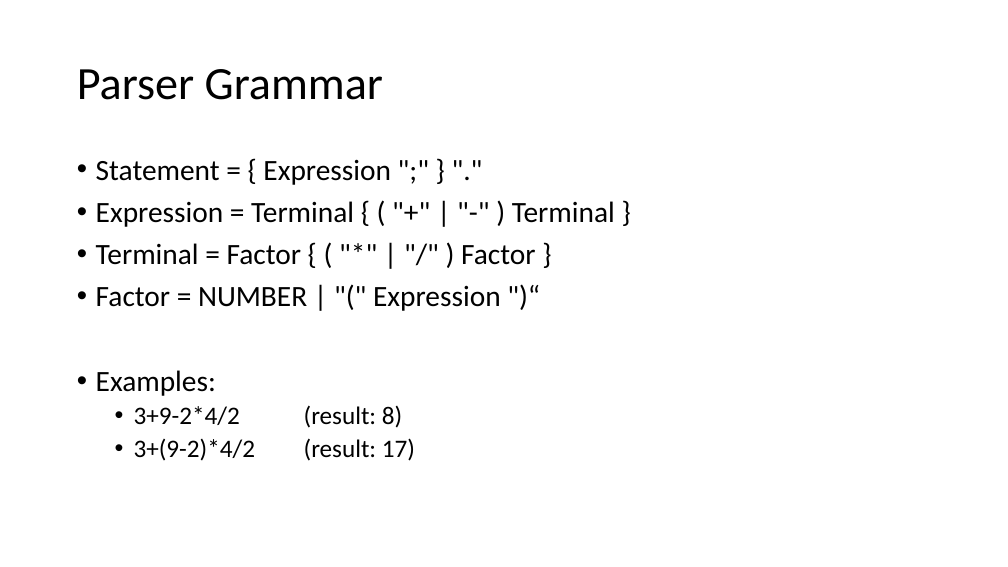
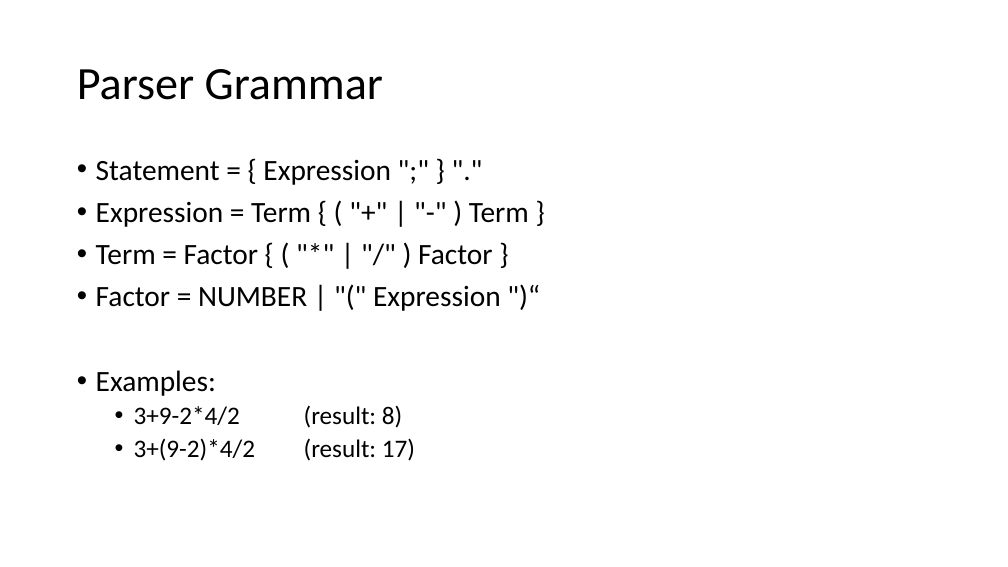
Before and after one commit to chavalipraveen/CodingExerciseAsyncRPCClientServer, a slide deck: slide 7 of RPC Service - Coding Challenge.pptx. Drawn at 1008x567 pixels with LibreOffice and Linux fonts; fonts in the diff are those of the drawing. Boxes give left, top, right and bottom in pixels: in the first picture for what was removed or moved away, otherwise in the second. Text is boxed around its words. In the diff, an @@ line names an element or a change of style, - is before the commit and + after.

Commit message:
Added unit tests for the parser function on server and other bug fixes

```diff
--- a/RPC Service - Coding Challenge.pptx
+++ b/RPC Service - Coding Challenge.pptx
@@ text at bbox=[96, 202, 529, 265]: text changed @@
-• Expression = Terminal { ( "+" | "-" ) Terminal }
-• Terminal = Factor { ( "*" | "/" ) Factor }
+• Expression = Term { ( "+" | "-" ) Term }
+• Term = Factor { ( "*" | "/" ) Factor }
```
Also in this commit, not shown: 5 other files.
